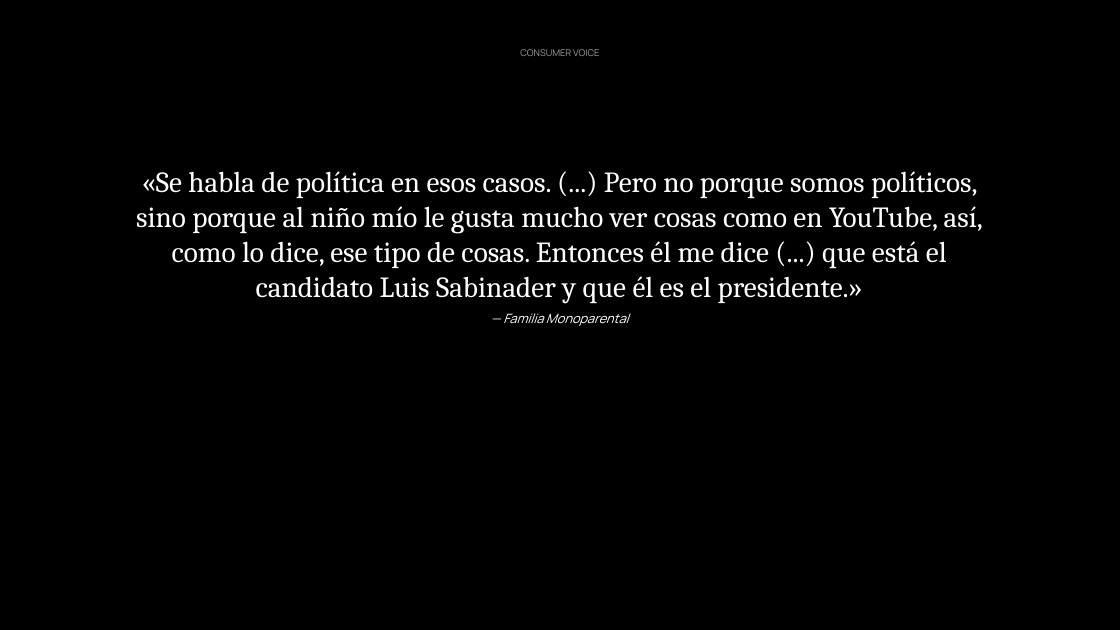
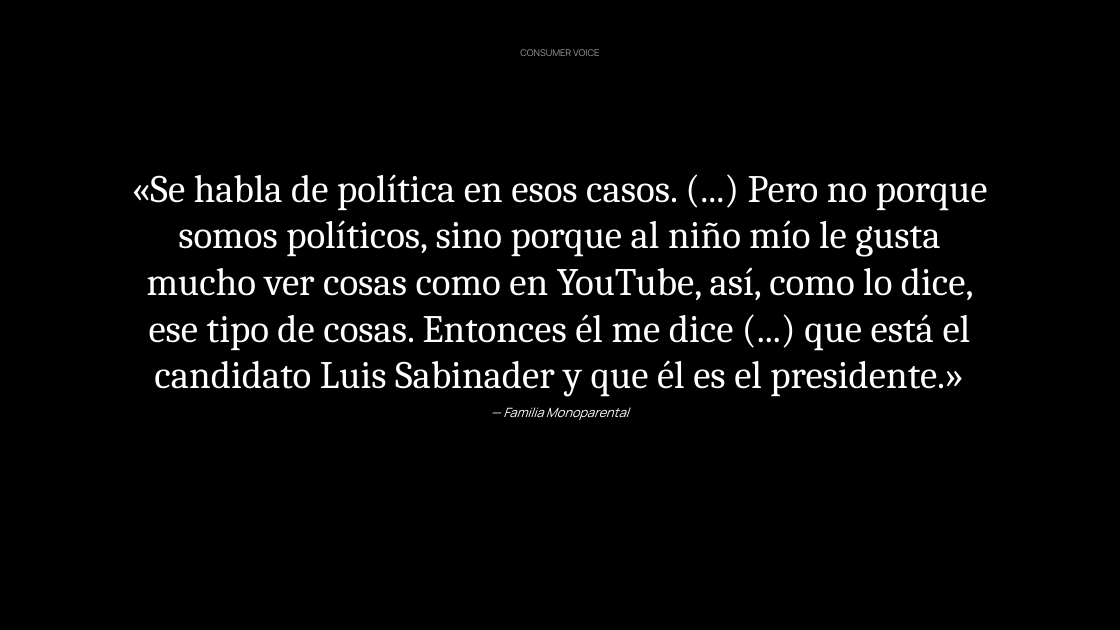
Before and after one commit to jeremyninja/c-digocasa-cerebro, a slide deck: slide 2 of Agentes Hallazgos/opiniones-politicas-deck-flat.pptx. Drawn at 1120x630 pixels with LibreOffice and Linux fonts; fonts in the diff are those of the drawing. Boxes give left, top, right and bottom in pixels: in the first picture for what was removed or moved away, otherwise in the second. Text is boxed around its words. In the diff, an @@ line names an element or a change of style, - is before the commit and + after.

Commit message:
v6: Consumer Voice 50pt + cards cuali 15×6cm (567×227pt) en los 3 pilares
Feedback Jeremy 15-may-2026:
- Consumer Voice verbatim: 60pt → 50pt (Instrument Serif)
- Cards cualitativas: 549×221pt → 567×227pt = 15×6cm (medido en centímetros)
- Re-organización de Opiniones Políticas build_cuali_slide: cards side by side (era stack vertical con card grande 1637pt)
- aprendizajes-montador-cc.md actualizado con bloque V6 explícito

```diff
--- a/Agentes Hallazgos/opiniones-politicas-deck-flat.pptx
+++ b/Agentes Hallazgos/opiniones-politicas-deck-flat.pptx
@@ text at (131, 174, 988, 397): size 37.5 to 50 pt @@
```
Also in this commit, not shown: 8 other slides changed, 6 other files.
